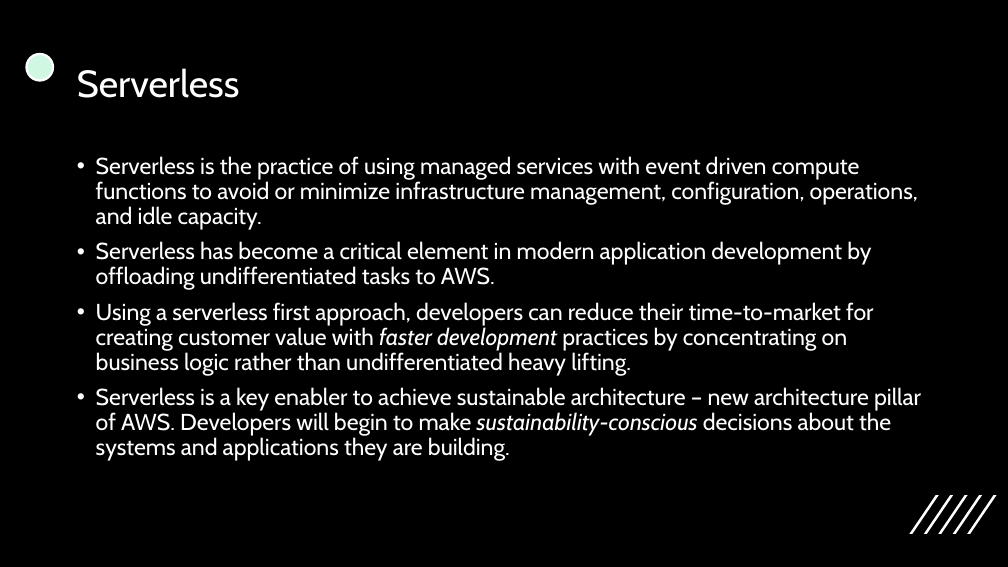
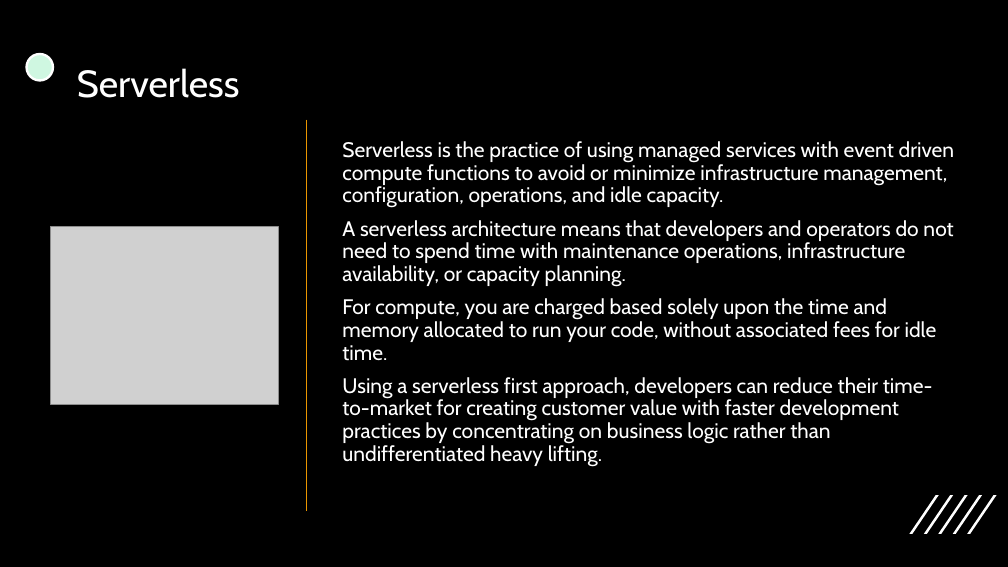
Before and after one commit to bismillahkani/AWS-Serverless-AI, a slide deck: slide 3 of serverless-workshop.pptx. Drawn at 1008x567 pixels with LibreOffice and Linux fonts; fonts in the diff are those of the drawing; grey boxes stand for pictures. Boxes give left, top, right and bottom in pixels: in the first picture for what was removed or moved away, otherwise in the second. Text is boxed around its words. In the diff, an @@ line names an element or a change of style, - is before the commit and + after.

Commit message:
updated ppt

```diff
--- a/serverless-workshop.pptx
+++ b/serverless-workshop.pptx
@@ line added from (306, 119) to (306, 512), #EA9600 1.5 pt @@
@@ text "Serverless is the practice of ...": place and size @@
-text "Serverless is the practice of ..." at [96, 156, 921, 461]
+text "Serverless is the practice of ..." at [342, 141, 955, 467]
@@ text at [342, 141, 955, 467]: size 22 to 20 pt in "Serverless is the practice of using managed ...", "Using a serverless first approach, developers can ..."; italic off in "faster development"; bullet • to none @@
@@ picture added at [50, 227, 278, 405] @@
@@ text at [342, 220, 953, 361]: text changed; size 22 to 20 pt @@
-• Serverless has become a critical element in modern application development by offloading undifferentiated tasks to AWS.
+A serverless architecture means that developers and operators do not need to spend time with maintenance operations, infrastructure availability, or capacity planning.
+For compute, you are charged based solely upon the time and memory allocated to run your code, without associated fees for idle time.
@@ text at [96, 387, 921, 461]: paragraph removed @@
-• Serverless is a key enabler to achieve sustainable architecture – new architecture pillar of AWS. Developers will begin to make sustainability-conscious decisions about the systems and applications they are building.
```
Also in this commit, not shown: 5 other slides changed, 1 slide added.
